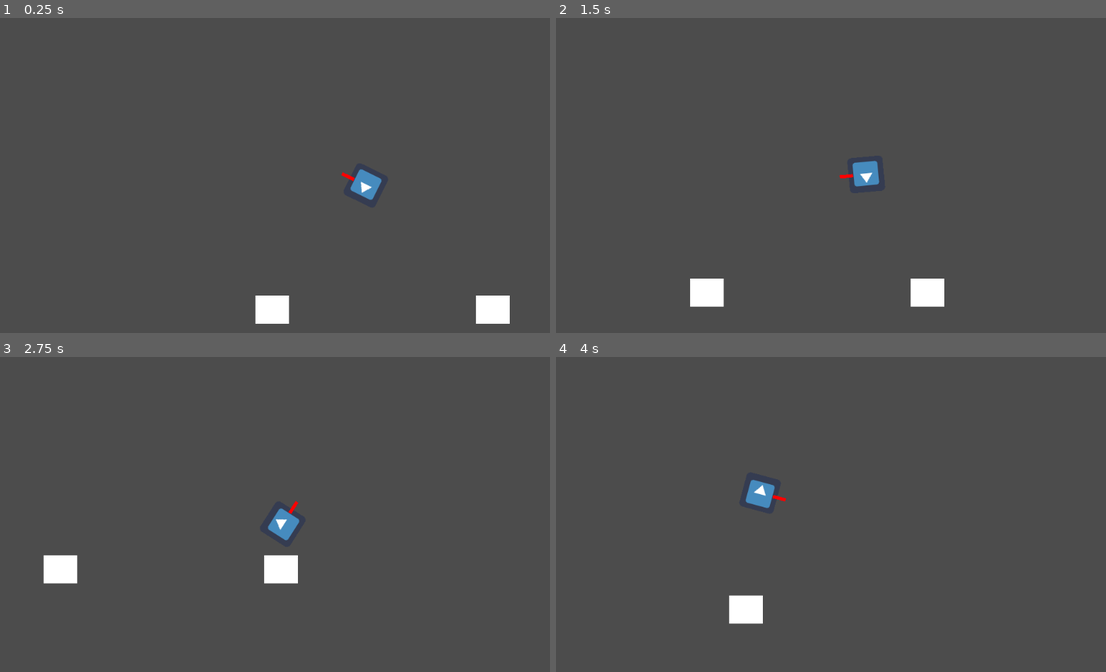
Above: before the commit, frames 1-4 (two rows, left to right).
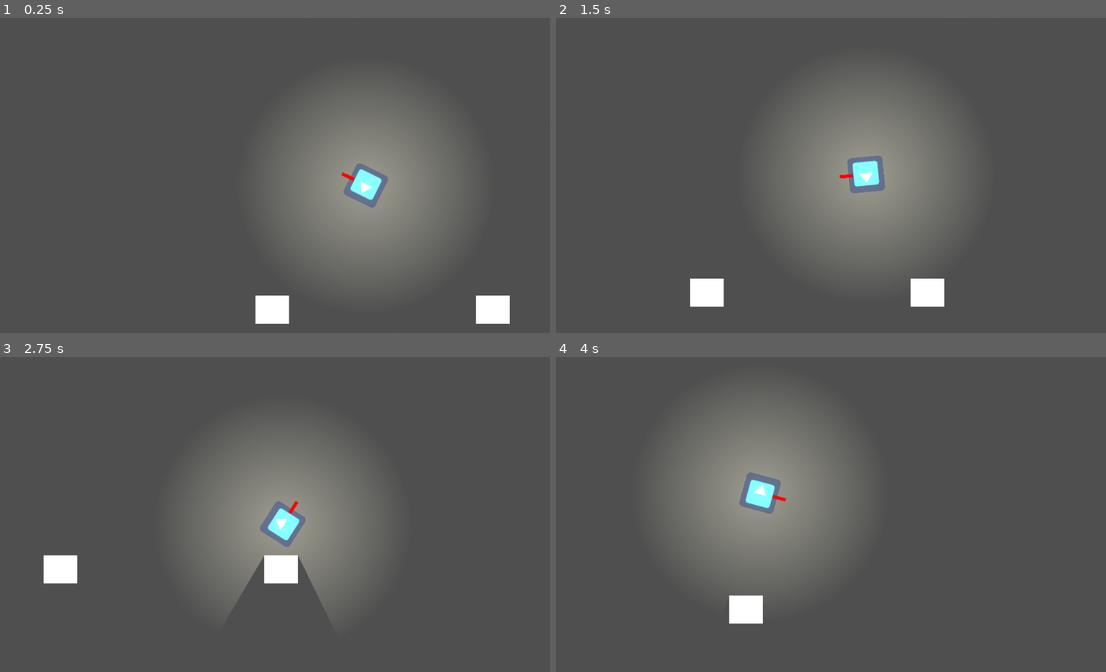
Above: after the commit, the same moments.

Repository: angeldustjdr/ostjam2022
Game: Godot game, scene res://Scenes/Main.tscn
Two runs of this game, one before a commit and one after it. Both use one fixed random seed, a clock stepped at 60 frames per second and the inputs below. The engine's default icon, where the game draws it, is replaced by a stand-in: a white triangle on a blue panel in a dark square.
Inputs (mouse positions are in pixels of both pictures, inside the frame that each line leads up to):
- Up to frame 1 (0.25 s): no input
- Up to frame 2 (1.5 s): move the mouse to (963, 153) at 0.52 s; hold Right (ui_right) 0.53-1.28 s; move the mouse to (726, 188) at 1.27 s; hold Down (ui_down) from 1.28 s (still down)
- Up to frame 3 (2.75 s): move the mouse to (341, 435) at 2.02 s; release Down (ui_down) at 2.03 s; hold Right (ui_right) from 2.03 s (still down)
- Up to frame 4 (4 s): move the mouse to (809, 574) at 2.77 s; release Right (ui_right) at 2.78 s; hold Up (ui_up) 2.78-3.53 s; move the mouse to (1007, 558) at 3.52 s; hold Left (ui_left) from 3.53 s (still down)

The runs differ from the first frame. In frame 1, 16% of the frame differs, in the area x 49-84%, y 23-84%; in frame 2, 16%, in the area x 39-74%, y 19-80%; in frame 3, 14%; in frame 4, 16%.

Commit message:
let there be light

Diff:
--- a/src/Scenes/Main.tscn
+++ b/src/Scenes/Main.tscn
@@ -1,18 +1,37 @@
-[gd_scene load_steps=5 format=2]
+[gd_scene load_steps=7 format=2]
 
 [ext_resource path="res://Scenes/Player.tscn" type="PackedScene" id=1]
 [ext_resource path="res://Scripts/Main.gd" type="Script" id=2]
 [ext_resource path="res://Scripts/CameraManager.gd" type="Script" id=3]
+[ext_resource path="res://Assets/spot.png" type="Texture" id=4]
 
 [sub_resource type="RectangleShape2D" id=1]
 extents = Vector2( 30.5, 25.5 )
 
+[sub_resource type="OccluderPolygon2D" id=2]
+polygon = PoolVector2Array( 0, 0, 61, 0, 61, 51, 0, 51 )
+
 [node name="Main" type="Node2D"]
 script = ExtResource( 2 )
+
+[node name="Background" type="ColorRect" parent="."]
+margin_left = -1701.0
+margin_top = -1223.0
+margin_right = 1788.0
+margin_bottom = 1317.0
+color = Color( 0.313726, 0.313726, 0.313726, 1 )
+__meta__ = {
+"_edit_use_anchors_": false
+}
 
 [node name="Player" parent="." instance=ExtResource( 1 )]
 friction = 0.1
 acceleration = 0.05
+
+[node name="Light2D" type="Light2D" parent="Player"]
+texture = ExtResource( 4 )
+color = Color( 1, 0.992157, 0.831373, 1 )
+shadow_enabled = true
 
 [node name="Camera2D" type="Camera2D" parent="."]
 current = true
@@ -33,6 +52,9 @@
 position = Vector2( 30.5, 25.5 )
 shape = SubResource( 1 )
 
+[node name="LightOccluder2D" type="LightOccluder2D" parent="Obstacle"]
+occluder = SubResource( 2 )
+
 [node name="Obstacle2" type="StaticBody2D" parent="."]
 position = Vector2( -200, 200 )
 
@@ -46,3 +68,6 @@
 [node name="CollisionShape2D" type="CollisionShape2D" parent="Obstacle2"]
 position = Vector2( 30.5, 25.5 )
 shape = SubResource( 1 )
+
+[node name="LightOccluder2D" type="LightOccluder2D" parent="Obstacle2"]
+occluder = SubResource( 2 )
Binary file added: src/Assets/spot.png
Not shown, added: src/Assets/spot.png.import
